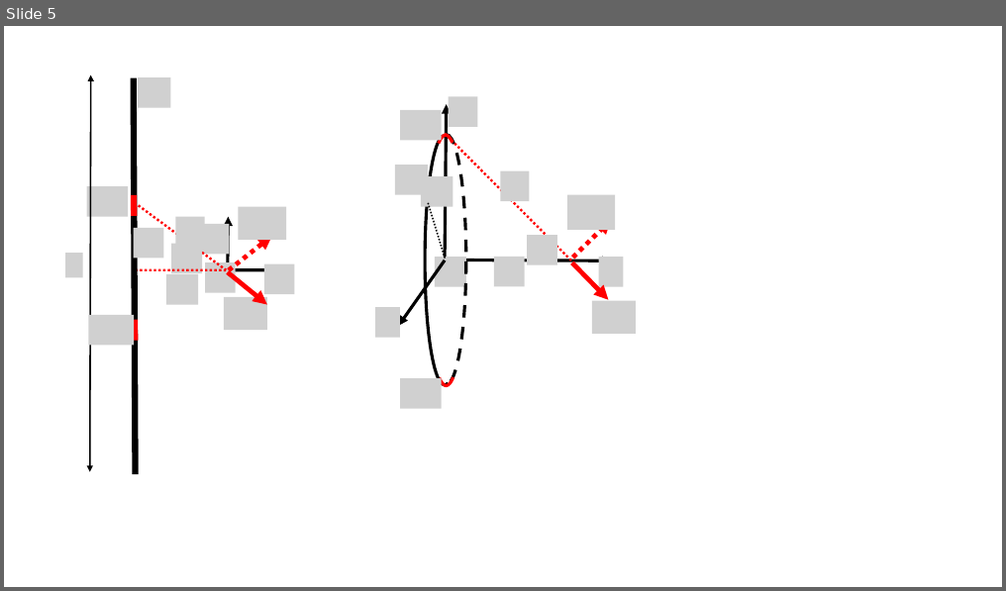
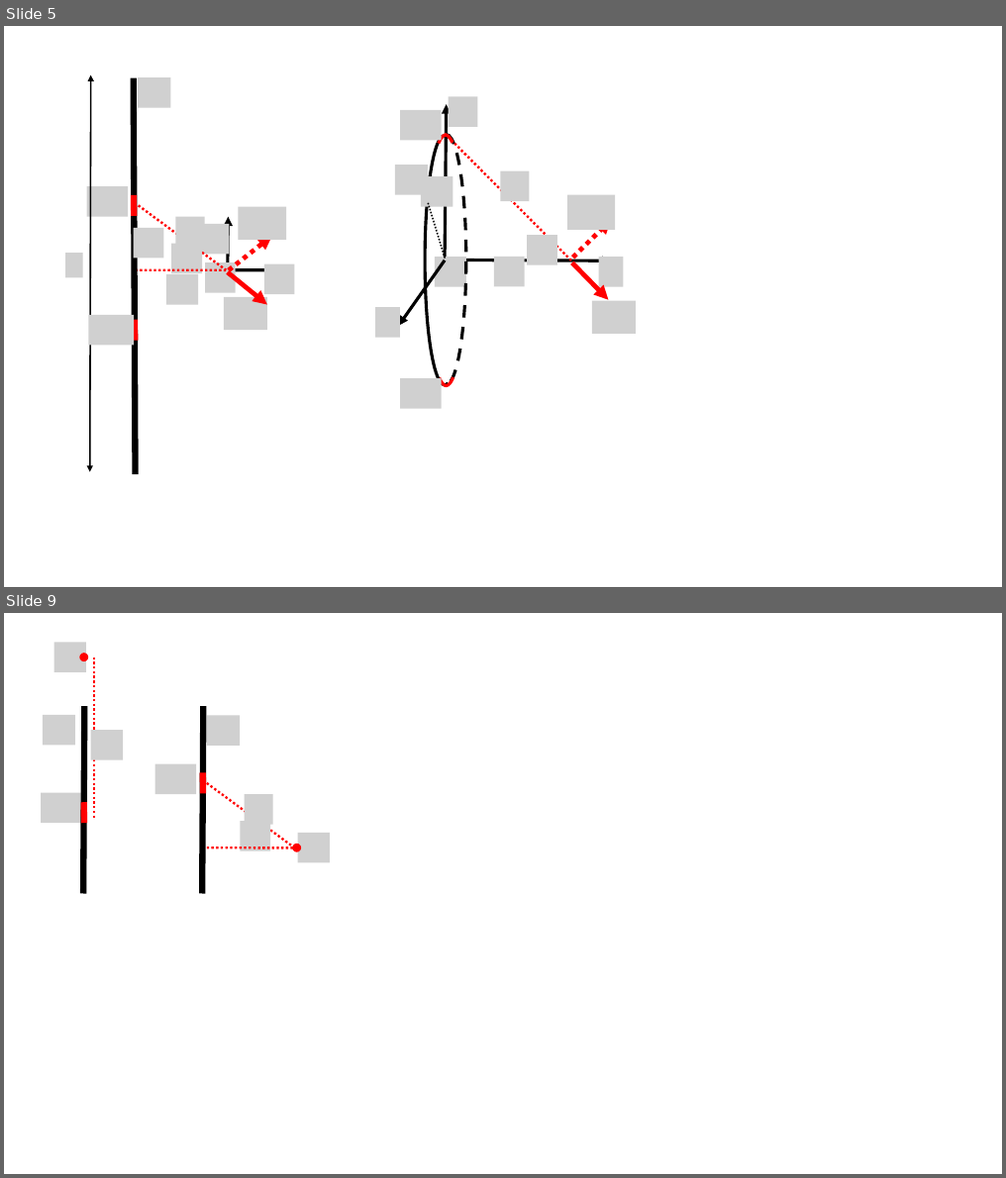
Before and after one commit to OSTP/PhysicsArtofModelling, a slide deck: tex/figures/ChargesFields/Figures.pptx. Shown one above the other, each under a label of ours: slide 5 before the commit, slides 5 and 9 after it; the slides between them are not shown. The pictures are 1006x591 and 1006x1178 pixels, drawn with LibreOffice and Linux fonts; fonts in the diff are those of the drawing; grey boxes stand for pictures. Boxes give left, top, right and bottom in pixels: in the first picture for what was removed or moved away, otherwise in the second. Text is boxed around its words. In the diff, an @@ line names an element or a change of style, - is before the commit and + after.

```diff
--- a/tex/figures/ChargesFields/Figures.pptx
+++ b/tex/figures/ChargesFields/Figures.pptx
@@ slide 9 added at [4, 613, 1002, 1174], background #FFFFFF @@
@@ picture added at [54, 642, 86, 672] @@
@@ ellipse added at [80, 654, 88, 661], fill #FF0000, outline #FF0000 1 pt @@
@@ line added from (94, 658) to (94, 818), #FF0000 2.25 pt dashed @@
@@ picture added at [43, 715, 75, 745] @@
@@ line added from (85, 706) to (83, 894), #000000 6 pt @@
@@ picture added at [91, 730, 123, 760] @@
@@ line added from (203, 706) to (202, 894), #000000 6 pt @@
@@ picture added at [207, 716, 240, 746] @@
@@ picture added at [155, 764, 196, 794] @@
@@ line added from (203, 773) to (203, 793), #FF0000 6 pt @@
@@ line added from (207, 783) to (294, 848), #FF0000 2.25 pt dashed @@
@@ picture added at [41, 792, 82, 823] @@
@@ line added from (84, 802) to (84, 823), #FF0000 6 pt @@
@@ picture added at [245, 794, 272, 824] @@
@@ line added from (207, 848) to (297, 848), #FF0000 2.25 pt dashed @@
@@ picture added at [240, 821, 270, 851] @@
@@ ellipse added at [293, 845, 300, 852], fill #FF0000, outline #FF0000 1 pt @@
@@ picture added at [297, 833, 330, 863] @@
```
Also in this commit, not shown: 4 slides changed, 2 other slides added, 2 slides removed, 40 other files.
